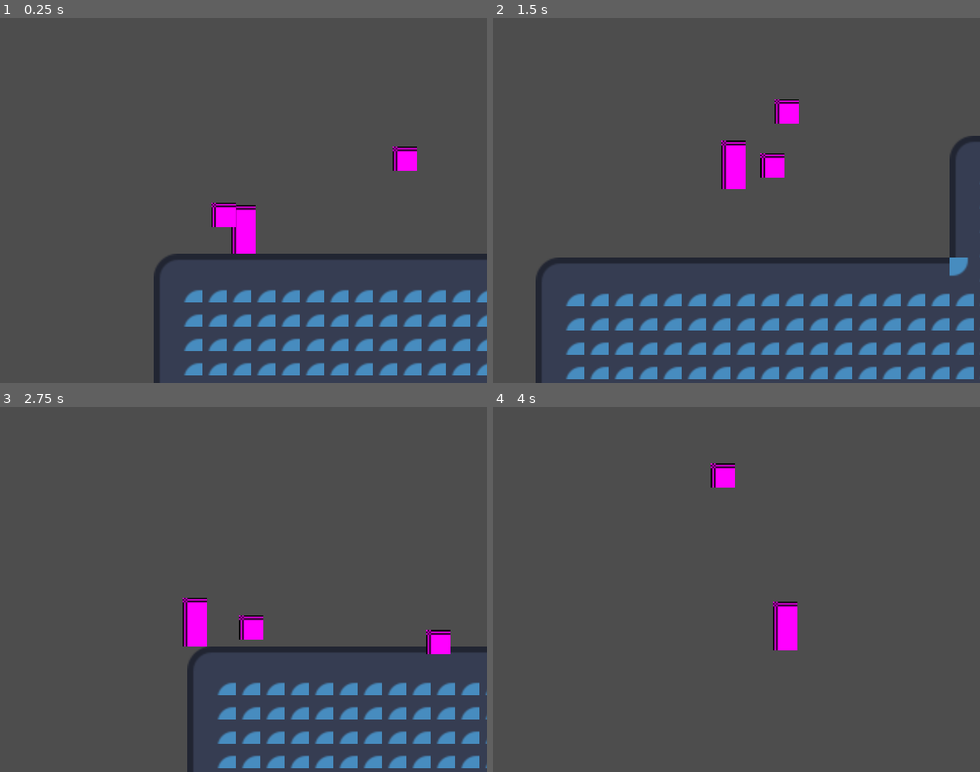
Above: before the commit, frames 1-4 (two rows, left to right).
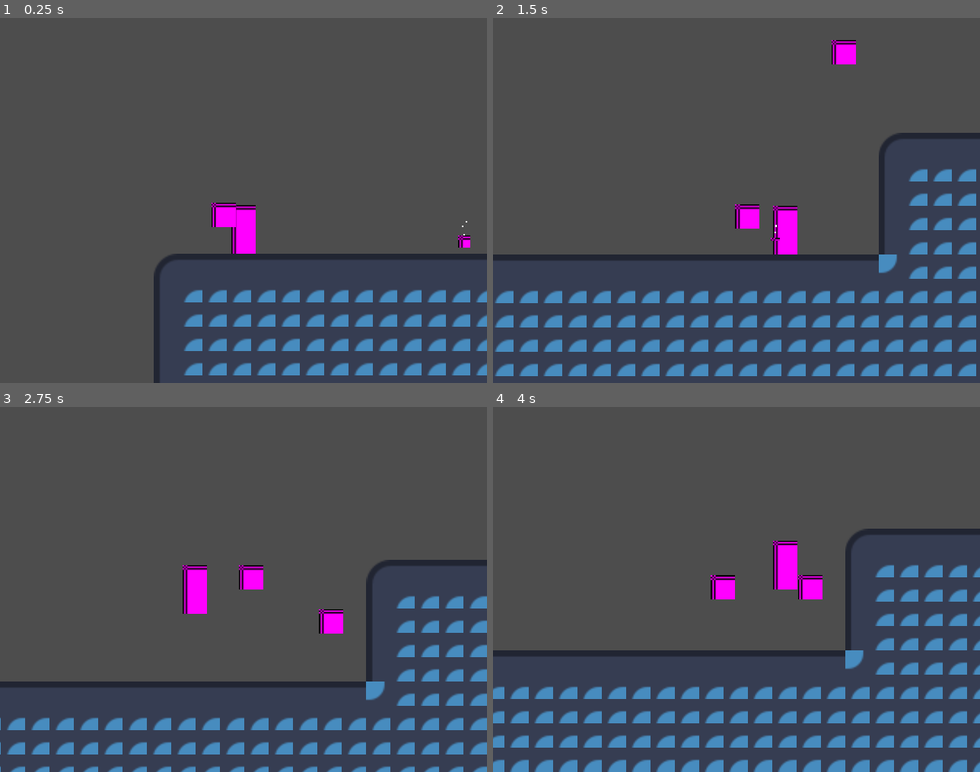
Above: after the commit, the same moments.

Repository: mauricristiano95-hub/Faggi
Game: Godot game, scene res://main.tscn
Same seed, same stepped clock (60 frames per second), same inputs: the game is played once before the commit and once after it. The engine's default icon, where the game draws it, is replaced by a stand-in: a white triangle on a blue panel in a dark square.
Inputs:
- Up to frame 1 (0.25 s): no input
- Up to frame 2 (1.5 s): hold Right (RIGHT) from 0.53 s (still down); tap Up (JUMP) at 0.77 s
- Up to frame 3 (2.75 s): tap Up (JUMP) at 1.52 s; release Right (RIGHT) at 2.03 s; hold Left (LEFT) from 2.03 s (still down)
- Up to frame 4 (4 s): release Left (LEFT) at 2.78 s; hold Right (RIGHT) from 2.78 s (still down); tap Up (JUMP) at 3.02, 3.77 s

The runs differ from the first frame. In frame 1, 0.4% of the frame differs, in the area x 80-97%, y 35-63%; in frame 2, 13%; in frame 3, 17%, in the area x 0-100%, y 41-100%; in frame 4, 16%.

Commit message:
added candle scene

Diff:
--- /dev/null
+++ b/candle.tscn
@@ -0,0 +1,152 @@
+[gd_scene format=3 uid="uid://cs3tcymubxgch"]
+
+[ext_resource type="Script" uid="uid://cciovbvbtu83l" path="res://node_2d.gd" id="1_tcgl6"]
+
+[sub_resource type="PlaceholderTexture2D" id="PlaceholderTexture2D_4kxuq"]
+size = Vector2(8, 8)
+
+[sub_resource type="CapsuleShape2D" id="CapsuleShape2D_4kxuq"]
+radius = 3.0
+height = 8.0
+
+[sub_resource type="Animation" id="Animation_tcgl6"]
+length = 0.001
+tracks/0/type = "value"
+tracks/0/imported = false
+tracks/0/enabled = true
+tracks/0/path = NodePath("FlameParticles:emitting")
+tracks/0/interp = 1
+tracks/0/loop_wrap = true
+tracks/0/keys = {
+"times": PackedFloat32Array(0),
+"transitions": PackedFloat32Array(1),
+"update": 1,
+"values": [true]
+}
+tracks/1/type = "value"
+tracks/1/imported = false
+tracks/1/enabled = true
+tracks/1/path = NodePath("CandleSprite:visible")
+tracks/1/interp = 1
+tracks/1/loop_wrap = true
+tracks/1/keys = {
+"times": PackedFloat32Array(0),
+"transitions": PackedFloat32Array(1),
+"update": 1,
+"values": [true]
+}
+tracks/2/type = "value"
+tracks/2/imported = false
+tracks/2/enabled = true
+tracks/2/path = NodePath("SpritePoints:visible")
+tracks/2/interp = 1
+tracks/2/loop_wrap = true
+tracks/2/keys = {
+"times": PackedFloat32Array(0),
+"transitions": PackedFloat32Array(1),
+"update": 1,
+"values": [false]
+}
+tracks/3/type = "value"
+tracks/3/imported = false
+tracks/3/enabled = true
+tracks/3/path = NodePath("SpritePoints:position")
+tracks/3/interp = 1
+tracks/3/loop_wrap = true
+tracks/3/keys = {
+"times": PackedFloat32Array(0),
+"transitions": PackedFloat32Array(1),
+"update": 0,
+"values": [Vector2(0, 0)]
+}
+
+[sub_resource type="Animation" id="Animation_pqck8"]
+resource_name = "candle_take"
+tracks/0/type = "value"
+tracks/0/imported = false
+tracks/0/enabled = true
+tracks/0/path = NodePath("FlameParticles:emitting")
+tracks/0/interp = 1
+tracks/0/loop_wrap = true
+tracks/0/keys = {
+"times": PackedFloat32Array(0),
+"transitions": PackedFloat32Array(1),
+"update": 1,
+"values": [false]
+}
+tracks/1/type = "value"
+tracks/1/imported = false
+tracks/1/enabled = true
+tracks/1/path = NodePath("CandleSprite:visible")
+tracks/1/interp = 1
+tracks/1/loop_wrap = true
+tracks/1/keys = {
+"times": PackedFloat32Array(0),
+"transitions": PackedFloat32Array(1),
+"update": 1,
+"values": [false]
+}
+tracks/2/type = "value"
+tracks/2/imported = false
+tracks/2/enabled = true
+tracks/2/path = NodePath("SpritePoints:visible")
+tracks/2/interp = 1
+tracks/2/loop_wrap = true
+tracks/2/keys = {
+"times": PackedFloat32Array(0),
+"transitions": PackedFloat32Array(1),
+"update": 1,
+"values": [true]
+}
+tracks/3/type = "value"
+tracks/3/imported = false
+tracks/3/enabled = true
+tracks/3/path = NodePath("SpritePoints:position")
+tracks/3/interp = 1
+tracks/3/loop_wrap = true
+tracks/3/keys = {
+"times": PackedFloat32Array(0, 1),
+"transitions": PackedFloat32Array(1, 1),
+"update": 0,
+"values": [Vector2(0, 0), Vector2(0, -16)]
+}
+
+[sub_resource type="AnimationLibrary" id="AnimationLibrary_wmlv8"]
+_data = {
+&"RESET": SubResource("Animation_tcgl6"),
+&"candle_take": SubResource("Animation_pqck8")
+}
+
+[sub_resource type="PlaceholderTexture2D" id="PlaceholderTexture2D_mti6b"]
+size = Vector2(6, 2)
+
+[node name="Candle" type="Node2D" unique_id=187232522]
+script = ExtResource("1_tcgl6")
+
+[node name="CandleSprite" type="Sprite2D" parent="." unique_id=1134330533]
+texture = SubResource("PlaceholderTexture2D_4kxuq")
+
+[node name="Area2D" type="Area2D" parent="." unique_id=1216428231]
+
+[node name="CollisionShape2D" type="CollisionShape2D" parent="Area2D" unique_id=3277127]
+shape = SubResource("CapsuleShape2D_4kxuq")
+
+[node name="FlameParticles" type="CPUParticles2D" parent="." unique_id=780795347]
+position = Vector2(0, -4)
+amount = 3
+lifetime = 0.06999999999999999
+speed_scale = 0.2
+direction = Vector2(0, -1)
+spread = 18.27
+initial_velocity_max = 178.21
+
+[node name="AnimationPlayer" type="AnimationPlayer" parent="." unique_id=484878656]
+libraries/ = SubResource("AnimationLibrary_wmlv8")
+speed_scale = 1.2
+
+[node name="SpritePoints" type="Sprite2D" parent="." unique_id=587003410]
+visible = false
+texture = SubResource("PlaceholderTexture2D_mti6b")
+
+[connection signal="body_entered" from="Area2D" to="." method="_on_area_2d_body_entered"]
+[connection signal="animation_finished" from="AnimationPlayer" to="." method="_on_animation_player_animation_finished"]
--- a/main.tscn
+++ b/main.tscn
@@ -4,6 +4,7 @@
 [ext_resource type="PackedScene" uid="uid://c3de6qt44g3h8" path="res://kira.tscn" id="2_1bvp3"]
 [ext_resource type="Texture2D" uid="uid://d24rlc5ecr4o4" path="res://icon.svg" id="3_lquwl"]
 [ext_resource type="PackedScene" uid="uid://i53pxs0pw71l" path="res://spider.tscn" id="4_1bvp3"]
+[ext_resource type="PackedScene" uid="uid://cs3tcymubxgch" path="res://candle.tscn" id="5_lquwl"]
 
 [sub_resource type="RectangleShape2D" id="RectangleShape2D_250hk"]
 size = Vector2(16, 32)
@@ -178,4 +179,8 @@
 platform_wall_layers = 2
 
 [node name="Spider" parent="." unique_id=1234232899 instance=ExtResource("4_1bvp3")]
-position = Vector2(165, 6)
+position = Vector2(249, -31)
+
+[node name="Candle" parent="." unique_id=187232522 instance=ExtResource("5_lquwl")]
+position = Vector2(204, 116)
+FLUCT_AMPLITUDE = 4
--- /dev/null
+++ b/node_2d.gd
@@ -0,0 +1,25 @@
+extends Node2D
+
+@export var FLUCT_SPEED = 8
+@export var FLUCT_AMPLITUDE = 3
+var rot = 0
+var candle_taken = false
+@onready var start_pos = $".".position
+
+
+func _physics_process(delta: float) -> void:
+	# Candle Fluctuating Movement
+	if candle_taken == false:
+		rot += delta*FLUCT_SPEED*0.1
+		position.y = start_pos.y + sin(2*PI*rot)*FLUCT_AMPLITUDE
+		if rot > 1: rot = 0
+
+
+func _on_area_2d_body_entered(body: Node2D) -> void:
+	$AnimationPlayer.play("candle_take")
+	candle_taken = true
+
+
+func _on_animation_player_animation_finished(anim_name: StringName) -> void:
+	if anim_name == 'candle_take':
+		queue_free()
Not shown, added: node_2d.gd.uid
